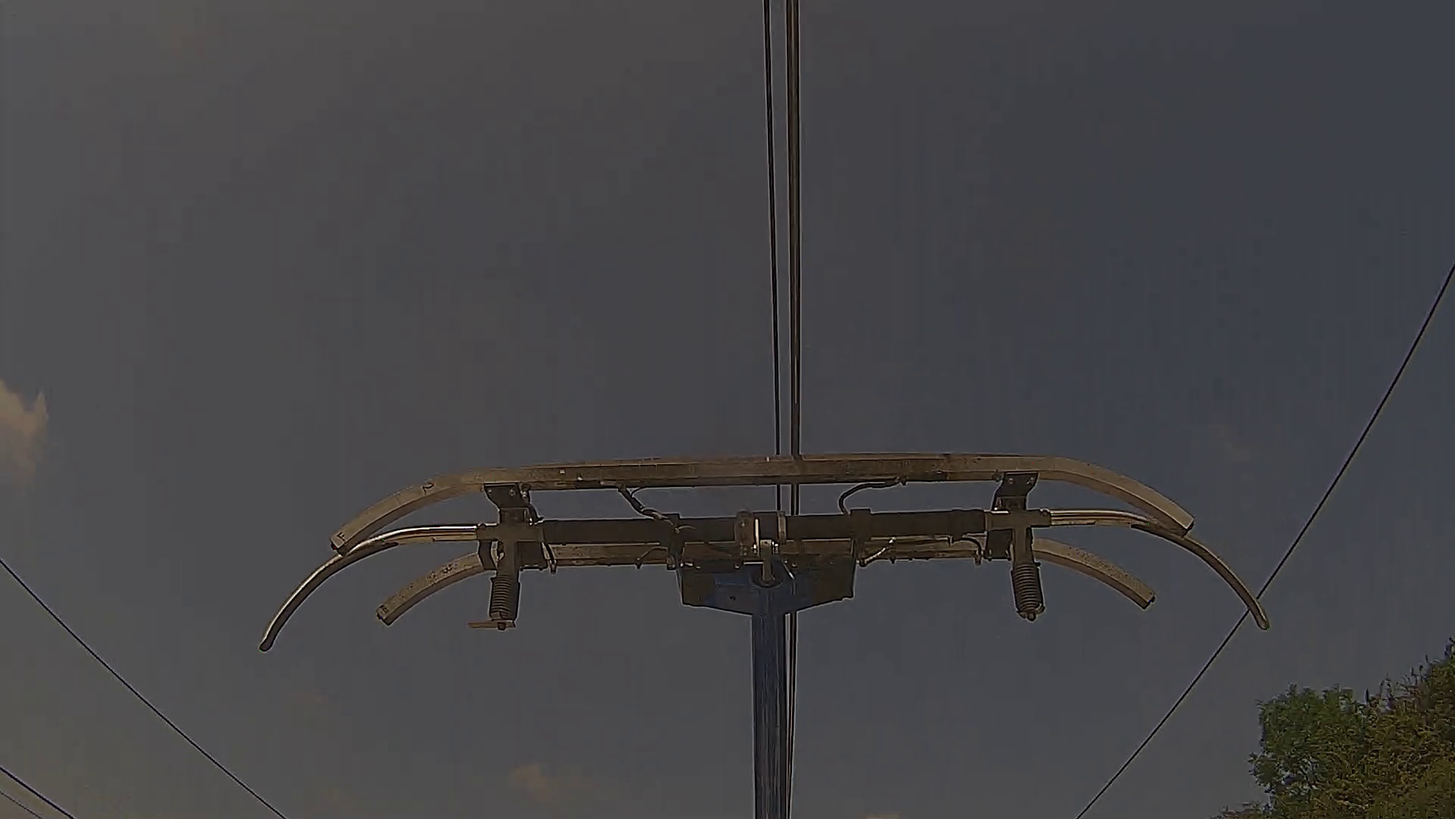
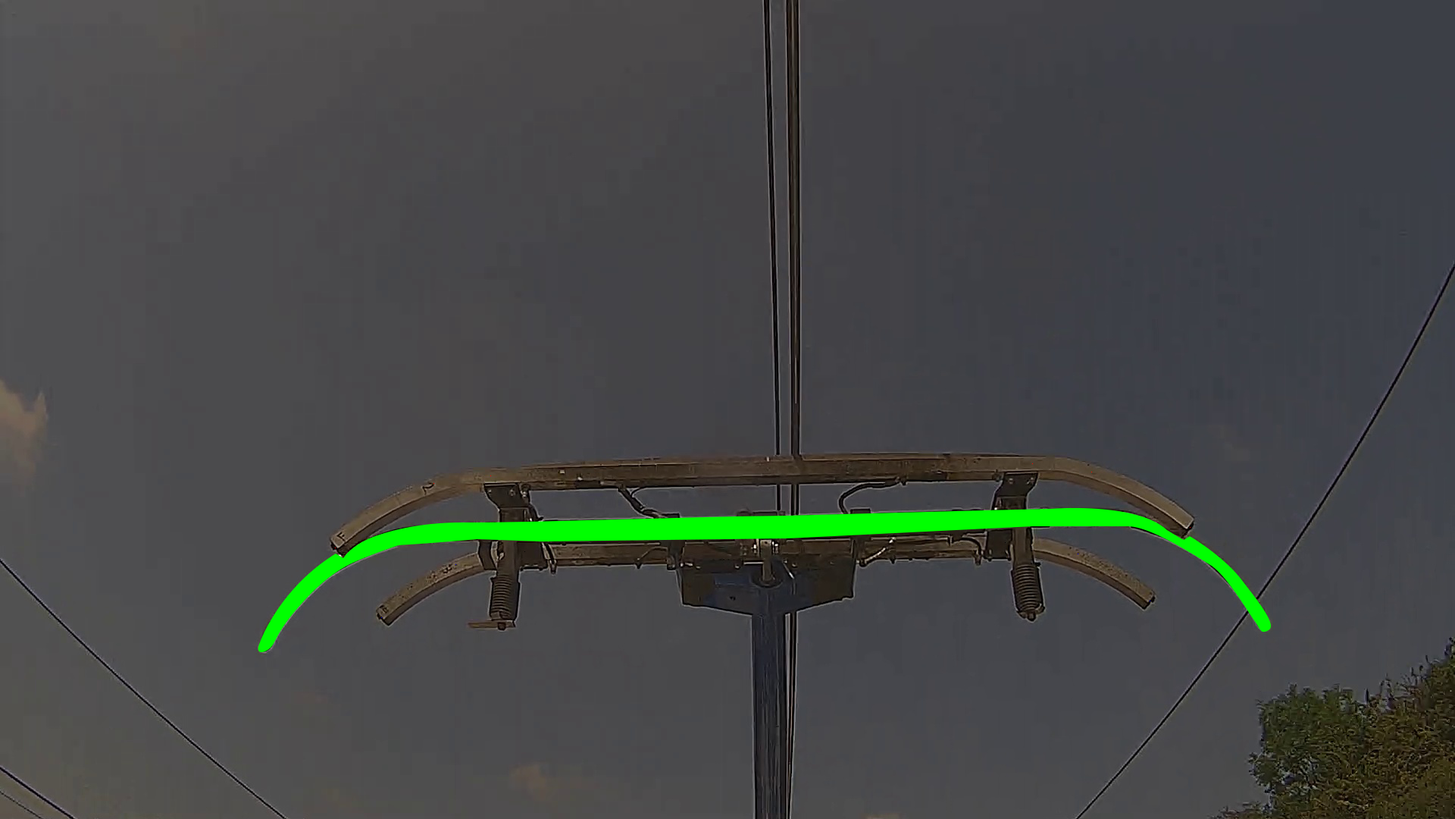
The second 1455 × 819 image is a revision of the first. Changes to its layers:
showed "mask" (2nd of 3, in "middle_bar") over left=257, top=507, right=1272, bottom=652
